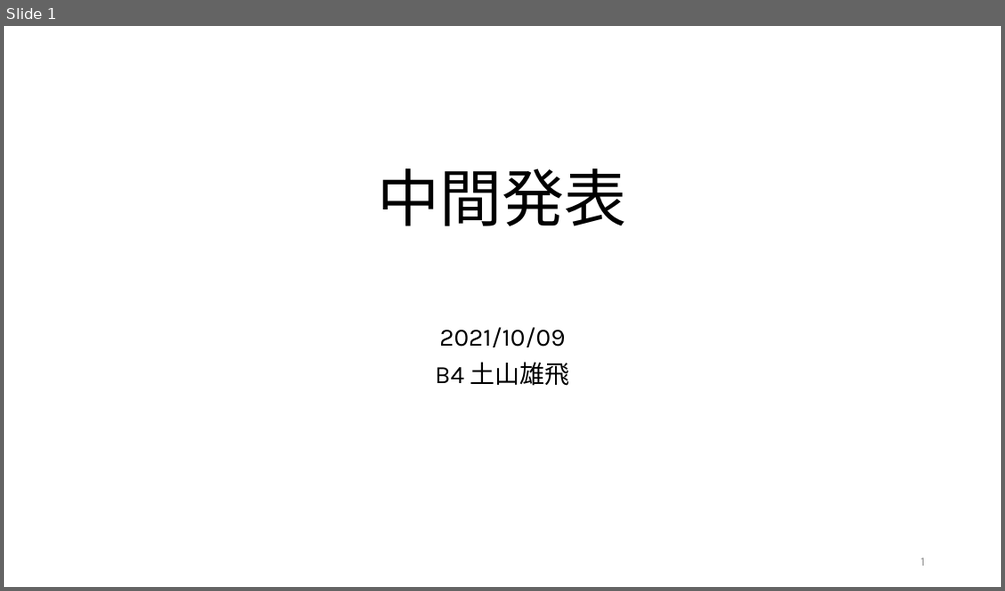
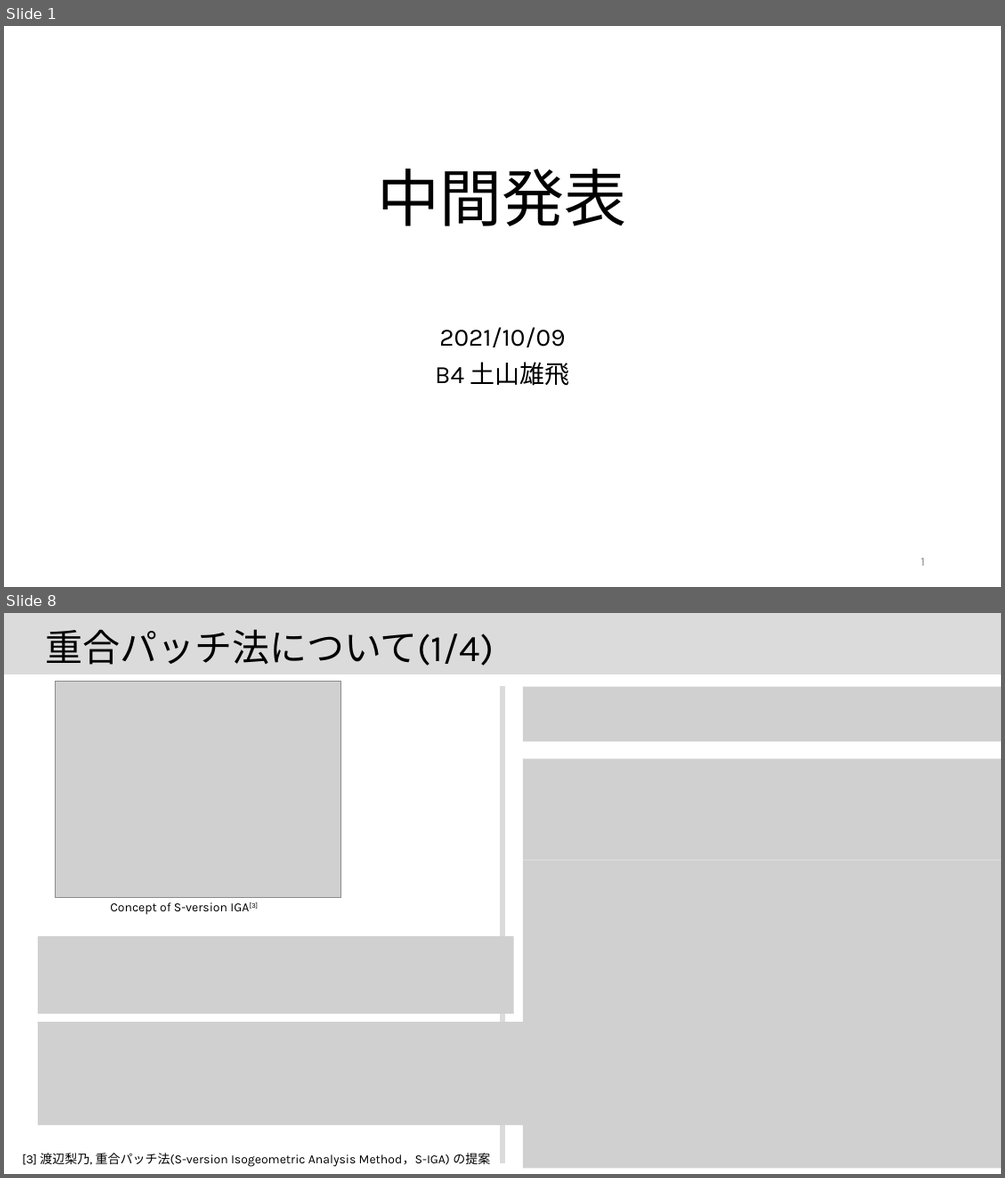
Before and after one commit to JoTsuchi22/lab_share, a slide deck: 中間発表/中間発表.pptx. Shown one above the other, each under a label of ours: slide 1 before the commit, slides 1 and 8 after it; the slides between them are not shown. The pictures are 1005x591 and 1005x1178 pixels, drawn with LibreOffice and Linux fonts; fonts in the diff are those of the drawing; grey boxes stand for pictures. Boxes give left, top, right and bottom in pixels: in the first picture for what was removed or moved away, otherwise in the second. Text is boxed around its words. In the diff, an @@ line names an element or a change of style, - is before the commit and + after.

```diff
--- a/中間発表/中間発表.pptx
+++ b/中間発表/中間発表.pptx
@@ slide 8 added at [4, 613, 1001, 1174], background #FFFFFF @@
@@ rectangle added at [4, 613, 1001, 674], fill #DBDBDB, outline #DBDBDB 1 pt @@
@@ text added at [45, 629, 494, 666], 36 pt, text #000000 @@
+重合パッチ法について(1/4)
@@ picture added at [56, 681, 341, 897] @@
@@ rectangle added at [501, 686, 504, 1163], fill #DBDBDB, outline #DBDBDB 1 pt @@
@@ picture added at [523, 686, 1001, 741] @@
@@ picture added at [523, 759, 1001, 860] @@
@@ picture added at [523, 860, 1001, 1167] @@
@@ text added at [110, 902, 259, 915], 12 pt, text #000000 @@
+Concept of S-version IGA[3]
@@ picture added at [38, 936, 514, 1013] @@
@@ picture added at [38, 1022, 536, 1125] @@
@@ text added at [22, 1152, 490, 1167], 12 pt, text #000000 @@
+[3] 渡辺梨乃, 重合パッチ法(S-version Isogeometric Analysis Method，S-IGA) の提案
```
Also in this commit, not shown: 4 slides changed, 9 other slides added, 13 other files.
